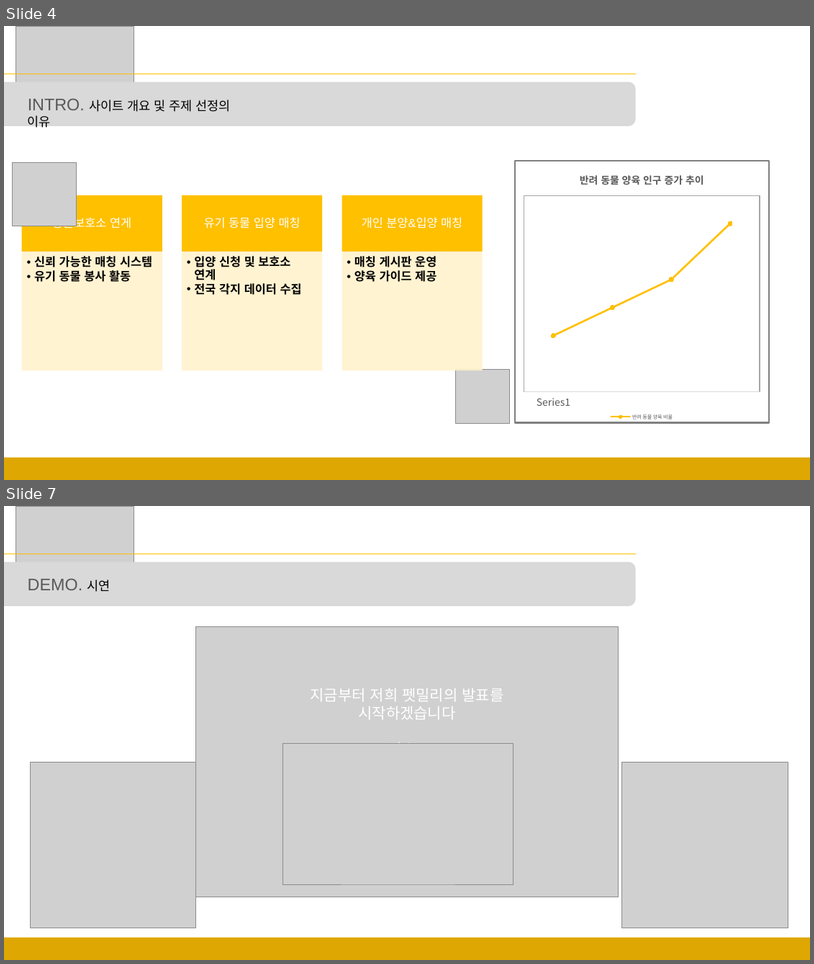
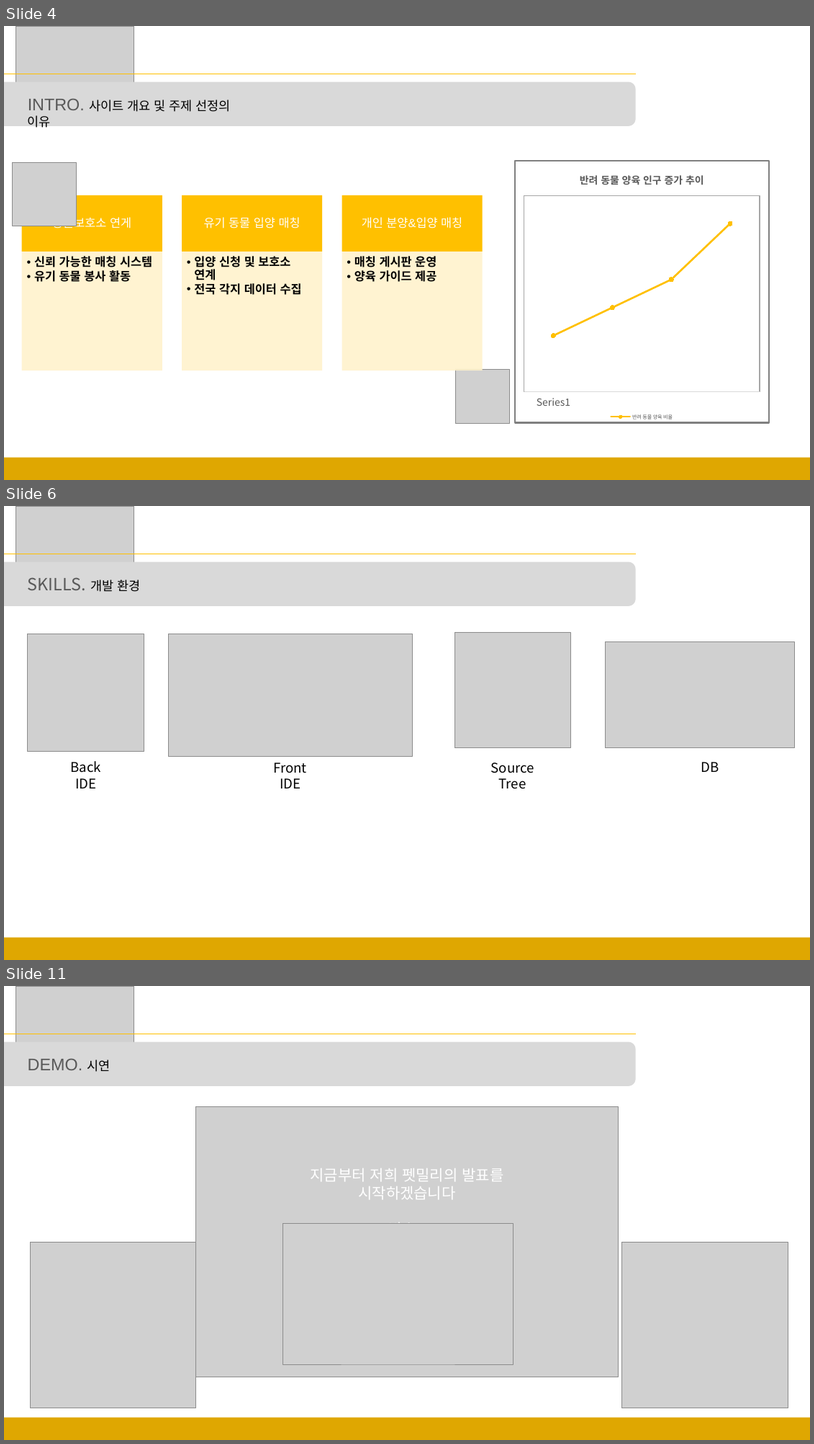
Before and after one commit to sgyoung96/Petmily, a slide deck: docs/발표ppt/발표.pptx. Shown one above the other, each under a label of ours: slides 4 and 7 before the commit, slides 4, 6 and 11 after it; the slides between them are not shown. The pictures are 814x964 and 814x1444 pixels, drawn with LibreOffice and Linux fonts; fonts in the diff are those of the drawing; grey boxes stand for pictures. Boxes give left, top, right and bottom in pixels: in the first picture for what was removed or moved away, otherwise in the second. Text is boxed around its words. In the diff, an @@ line names an element or a change of style, - is before the commit and + after.

```diff
--- a/docs/발표ppt/발표.pptx
+++ b/docs/발표ppt/발표.pptx
@@ slide 6 added at [4,506,810,960], background #FFFFFF @@
@@ picture added at [16,506,134,578] @@
@@ line added from (4, 554) to (636, 554), #FFC000 0.5 pt @@
@@ rounded rectangle added at [4,561,636,606], fill #D9D9D9 @@
@@ text added at [28,577,140,592], 20 pt, text #595959 @@
+SKILLS. 개발 환경
@@ picture added at [28,634,144,752] @@
@@ picture added at [169,634,412,757] @@
@@ picture added at [455,632,571,748] @@
@@ picture added at [606,642,795,748] @@
@@ text added at [70,761,100,788], 16 pt, text #000000 @@
+Back IDE
@@ text added at [273,762,307,788], 16 pt, text #000000 @@
+Front
+IDE
@@ text added at [491,762,535,789], 16 pt, text #000000 @@
+Source Tree
@@ text added at [701,762,719,772], 16 pt, text #000000 @@
+DB
@@ rectangle added at [4,937,810,960], fill #DFA701 @@
@@ what was slide 7 is now slide 11 @@
```
Also in this commit, not shown: 2 slides changed, 3 other slides added, 4 other files.
